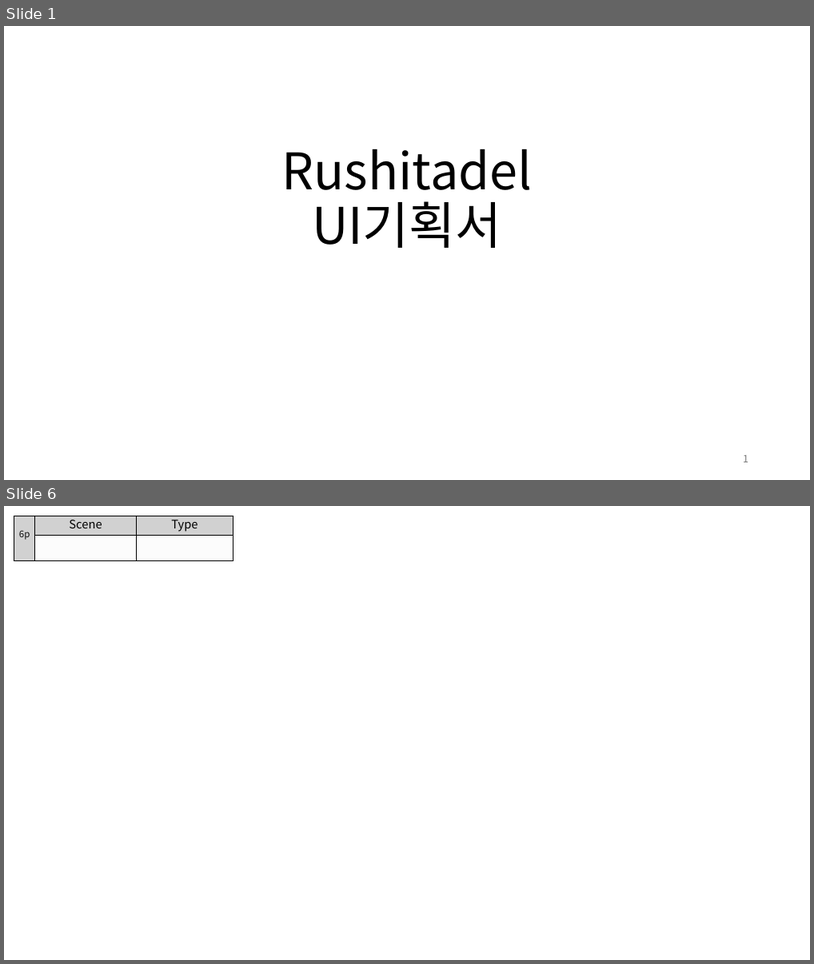
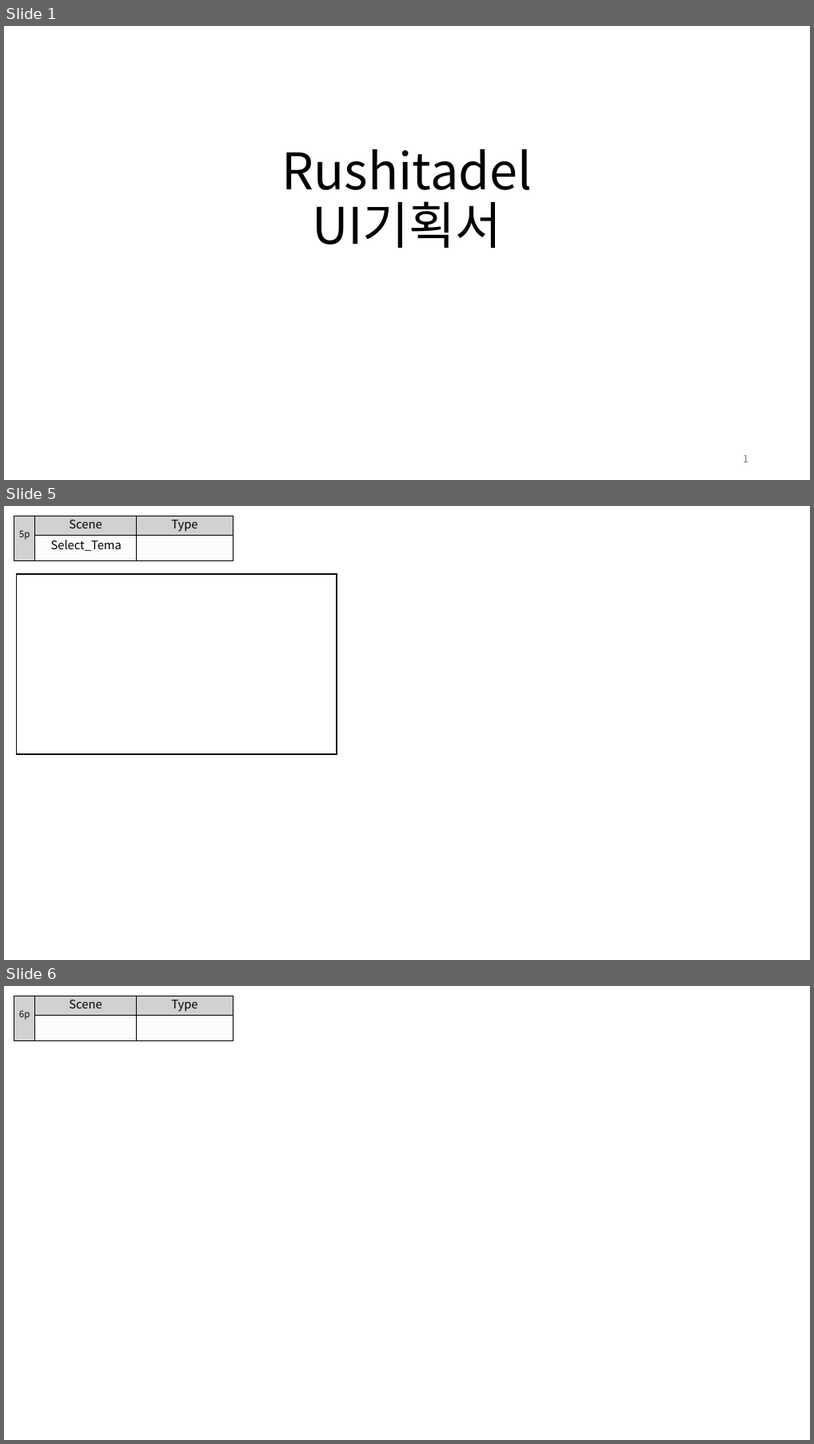
Before and after one commit to lde0707/Roguelike-Defense, a slide deck: UI.pptx. Shown one above the other, each under a label of ours: slides 1 and 6 before the commit, slides 1, 5 and 6 after it; the slides between them are not shown. The pictures are 814x964 and 814x1444 pixels, drawn with LibreOffice and Linux fonts; fonts in the diff are those of the drawing. Boxes give left, top, right and bottom in pixels: in the first picture for what was removed or moved away, otherwise in the second. Text is boxed around its words. In the diff, an @@ line names an element or a change of style, - is before the commit and + after.

Commit message:
ING

```diff
--- a/UI.pptx
+++ b/UI.pptx
@@ slide 5 added at <box>4,506,810,960</box>, background #FFFFFF; not listed: 1 template element that a slide beside it also shows @@
@@ page number added at <box>19,530,30,540</box>, 11 pt, text #0D0D0D @@
+5p
@@ text added at <box>51,540,122,551</box>, 14 pt, text #000000 @@
+Select_Tema
@@ rectangle added at <box>17,574,338,754</box>, outline #0D0D0D 1.5 pt @@
```
Also in this commit, not shown: 3 slides changed, 1 slide removed.
